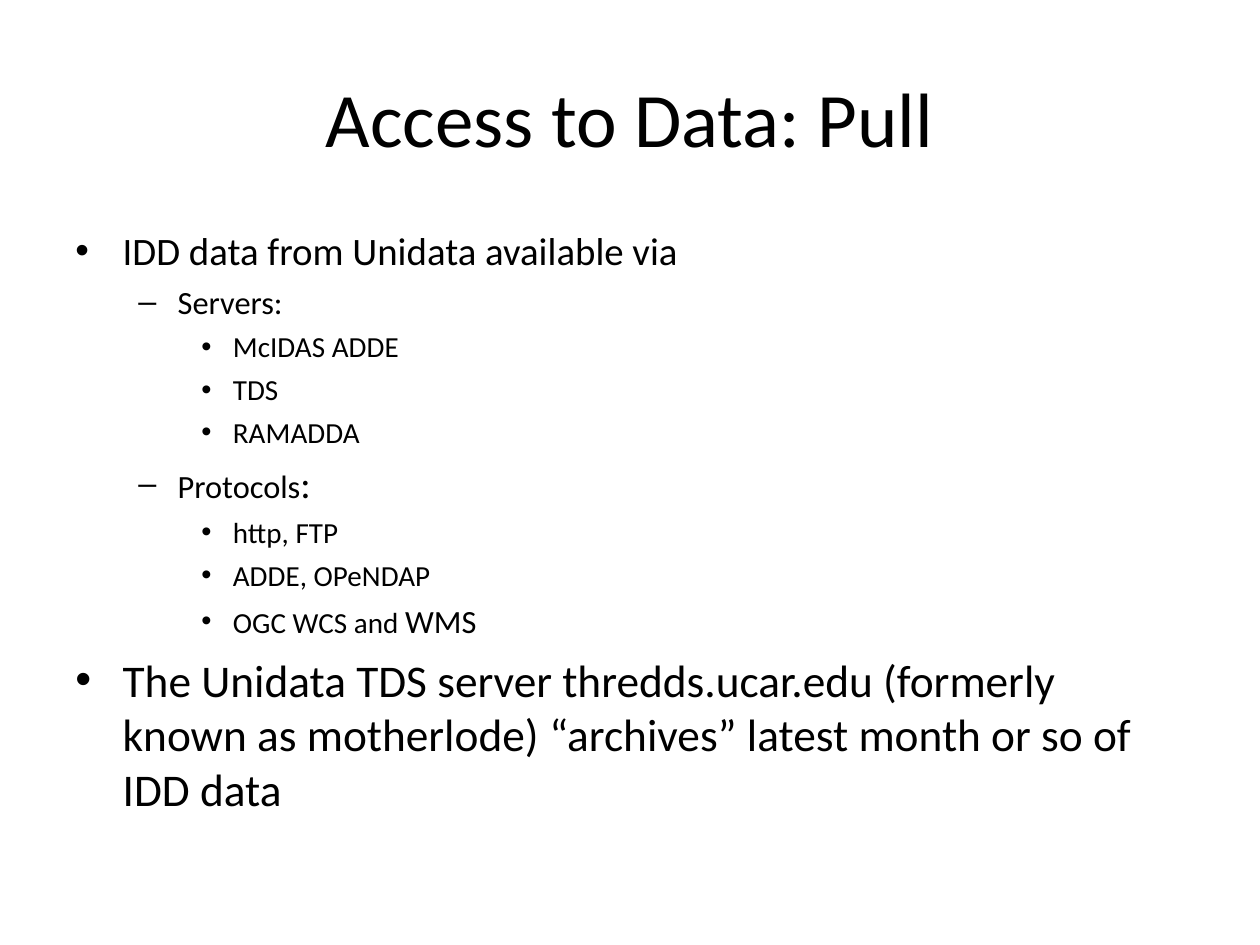
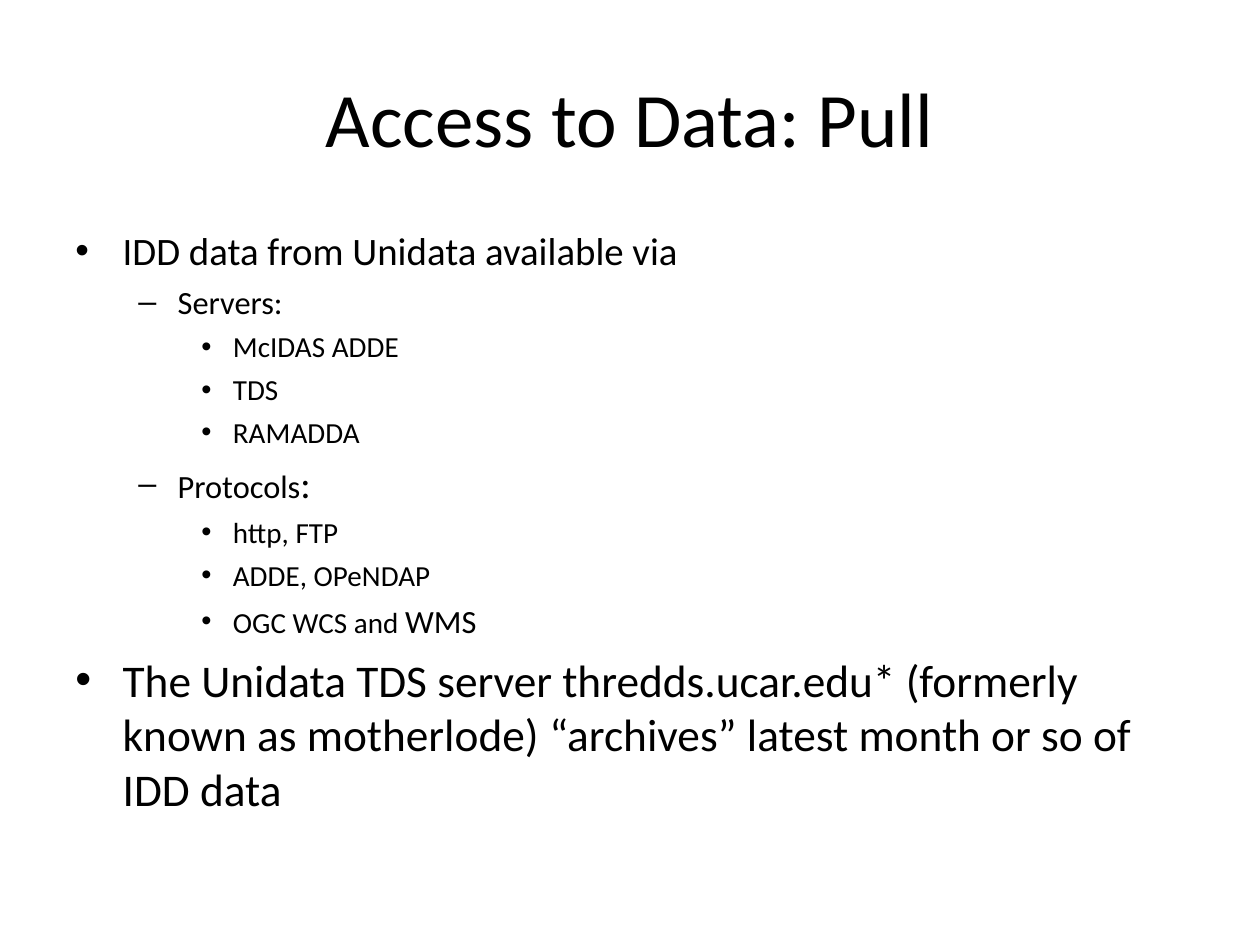
Before and after one commit to Unidata/thredds, a slide deck: slide 4 of docs/web/thredds/tech/tds4.3/tutorial/TDSOverview-1.ppt. Drawn at 1260x945 pixels with LibreOffice and Linux fonts; fonts in the diff are those of the drawing; background and template pictures are left out. Boxes give left, top, right and bottom in pixels: in the first picture for what was removed or moved away, otherwise in the second. Text is boxed around its words. In the diff, an @@ line names an element or a change of style, - is before the commit and + after.

```diff
--- a/docs/web/thredds/tech/tds4.3/tutorial/TDSOverview-1.ppt
+++ b/docs/web/thredds/tech/tds4.3/tutorial/TDSOverview-1.ppt
@@ text at [123,664,1131,807]: text changed @@
-• The Unidata TDS server thredds.ucar.edu (formerly known as motherlode) “archives” latest month or so of IDD data
+• The Unidata TDS server thredds.ucar.edu* (formerly known as motherlode) “archives” latest month or so of IDD data
```
Also in this commit, not shown: 1 other slide changed.
